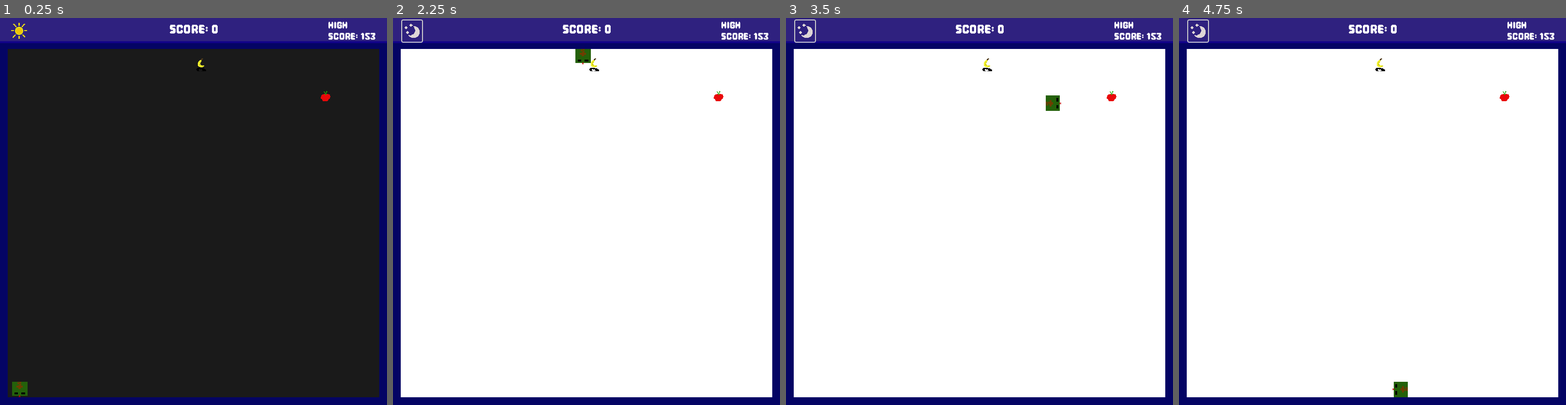
Above: before the commit, frames 1-4 (left to right).
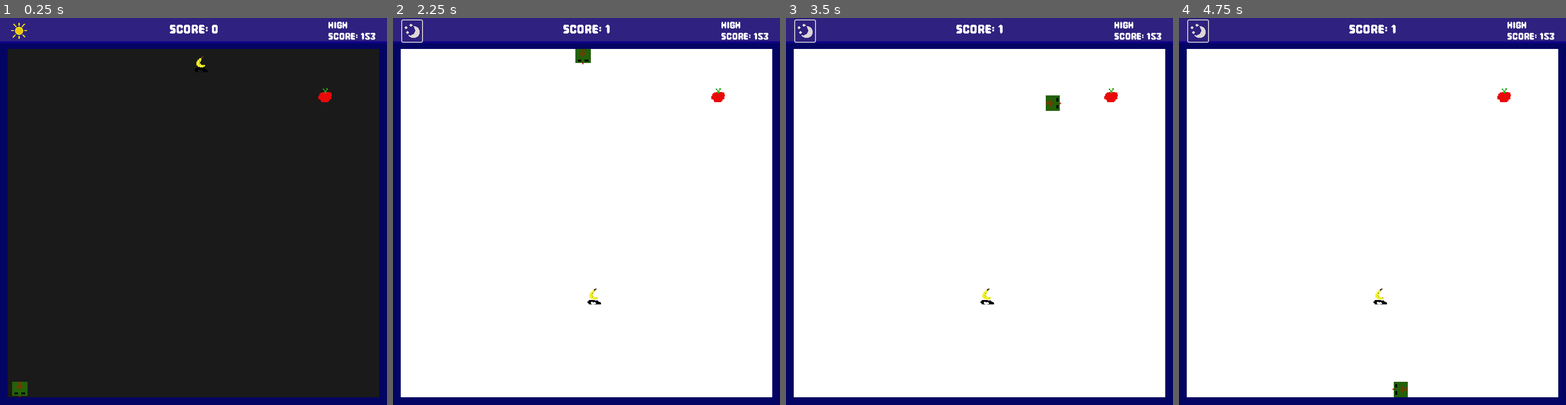
Above: after the commit, the same moments.

Repository: MVour-bz/snake_game
Game: Godot game, scene res://scenes/snake_game.tscn
Two runs of this game, one before a commit and one after it. Both use one fixed random seed, a clock stepped at 60 frames per second and the inputs below.
Inputs (mouse positions are in pixels of both pictures, inside the frame that each line leads up to):
- Up to frame 1 (0.25 s): no input
- Up to frame 2 (2.25 s): click (412, 29) at 0.5 s; hold Right (ui_right) 1.28-2.03 s; hold Down (ui_down) from 2.03 s (still down)
- Up to frame 3 (3.5 s): release Down (ui_down) at 2.78 s; hold Right (ui_right) from 2.78 s (still down)
- Up to frame 4 (4.75 s): release Right (ui_right) at 3.53 s; hold Up (ui_up) 3.53-4.28 s; hold Left (ui_left) from 4.28 s (still down)

The runs differ from the first frame. In frame 1, less than 0.1% of the frame differs, in the area x 50-86%, y 9-22%; in frame 2, 0.2%, in the area x 43-86%, y 1-74%; in frame 3, 0.2%; in frame 4, 0.2%.

Commit message:
fix food/apple size and collision shapes

Diff:
--- a/scenes/apple.tscn
+++ b/scenes/apple.tscn
@@ -3,17 +3,16 @@
 [ext_resource type="Script" path="res://apple.gd" id="1_8uhj8"]
 [ext_resource type="Texture2D" uid="uid://bprcjikrn558t" path="res://assets/apple.png" id="1_kafi1"]
 
-[sub_resource type="CircleShape2D" id="CircleShape2D_m2mg7"]
-radius = 8.0
+[sub_resource type="RectangleShape2D" id="RectangleShape2D_pk5oe"]
+size = Vector2(32, 32)
 
 [node name="Apple" type="Area2D" groups=["apple"]]
 script = ExtResource("1_8uhj8")
 
+[node name="apple" type="CollisionShape2D" parent="."]
+shape = SubResource("RectangleShape2D_pk5oe")
+
 [node name="apple2" type="Sprite2D" parent="." groups=["apple"]]
-position = Vector2(0, -3)
-scale = Vector2(1, 0.9375)
+position = Vector2(-1, -7)
+scale = Vector2(1.40625, 1.34375)
 texture = ExtResource("1_kafi1")
-
-[node name="apple" type="CollisionShape2D" parent="."]
-position = Vector2(0, 4)
-shape = SubResource("CircleShape2D_m2mg7")
--- a/scenes/food.tscn
+++ b/scenes/food.tscn
@@ -3,20 +3,17 @@
 [ext_resource type="Script" path="res://scripts/food.gd" id="1_xcjhh"]
 [ext_resource type="Texture2D" uid="uid://bt7wgpo8u8i4e" path="res://assets/bannana.png" id="2_rsg53"]
 
-[sub_resource type="CircleShape2D" id="CircleShape2D_7k8lr"]
-radius = 11.0
+[sub_resource type="RectangleShape2D" id="RectangleShape2D_be41x"]
+size = Vector2(32, 32)
 
 [node name="Food" type="Area2D" groups=["food"]]
 script = ExtResource("1_xcjhh")
 
 [node name="CollisionShape2D" type="CollisionShape2D" parent="."]
-position = Vector2(-1, 0)
-shape = SubResource("CircleShape2D_7k8lr")
-
-[node name="CollisionShape2D2" type="CollisionShape2D" parent="."]
-position = Vector2(-1, 0)
-shape = SubResource("CircleShape2D_7k8lr")
+position = Vector2(0, -2)
+shape = SubResource("RectangleShape2D_be41x")
 
 [node name="Sprite2D" type="Sprite2D" parent="."]
-position = Vector2(0, -2)
+position = Vector2(-5.96046e-08, -4)
+scale = Vector2(1.35938, 1.23438)
 texture = ExtResource("2_rsg53")
